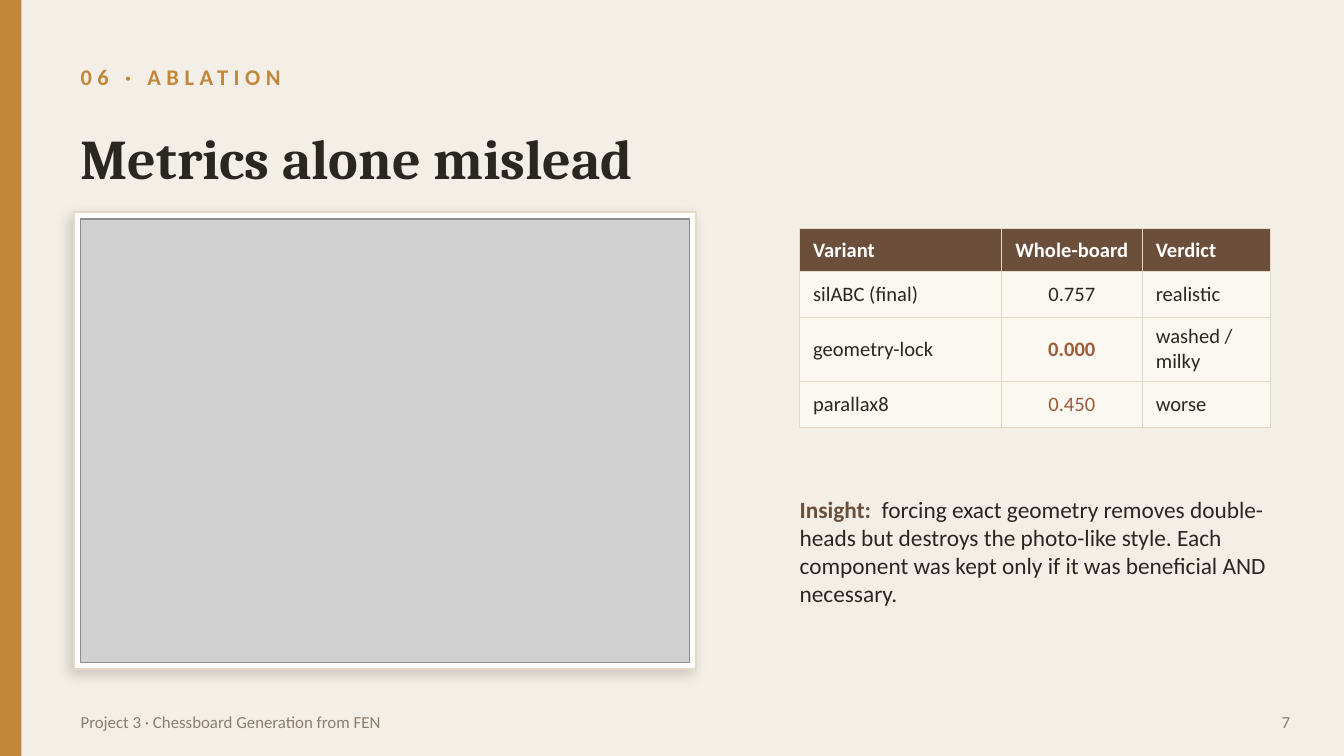
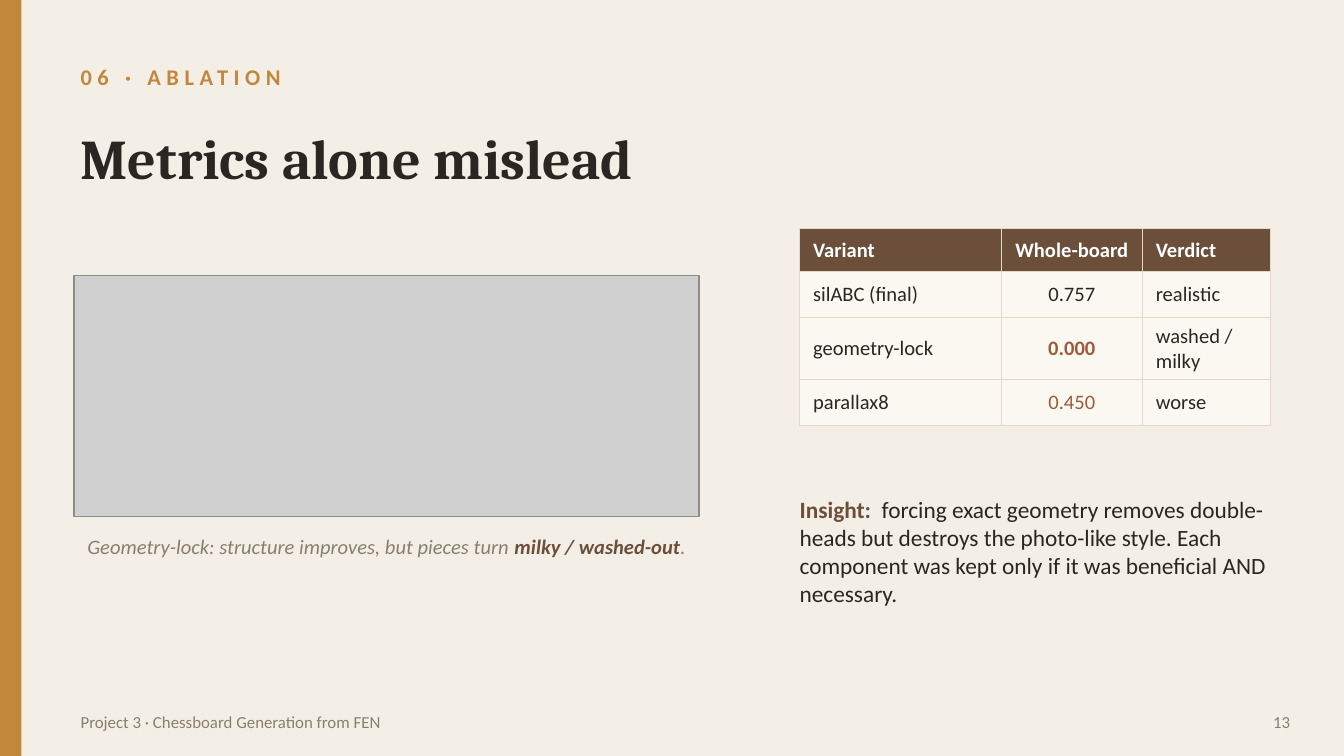
Before and after one commit to TalPodgor/DL_Project3, a slide deck: slide 13 of submission/project3_presentation.pptx (slide 7 before the commit). Drawn at 1344x756 pixels with LibreOffice and Linux fonts; fonts in the diff are those of the drawing; grey boxes stand for pictures. Boxes give left, top, right and bottom in pixels: in the first picture for what was removed or moved away, otherwise in the second. Text is boxed around its words. In the diff, an @@ line names an element or a change of style, - is before the commit and + after.

```diff
--- a/submission/project3_presentation.pptx
+++ b/submission/project3_presentation.pptx
@@ rectangle removed at bbox=[74, 212, 696, 669] @@
@@ table: place and size @@
-table at bbox=[800, 228, 1270, 419]
+table at bbox=[800, 228, 1270, 426]
@@ picture: place and size @@
-picture at bbox=[81, 219, 689, 663]
+picture at bbox=[74, 276, 699, 516]
@@ text added at bbox=[87, 539, 686, 557], 11 pt, text #8A7E6E, italic @@
+Geometry-lock: structure improves, but pieces turn milky / washed-out.
@@ text at bbox=[1273, 717, 1290, 728]: text changed @@
-7
+13
```
Also in this commit, not shown: 7 other slides changed, 7 slides added, 10 other files.
